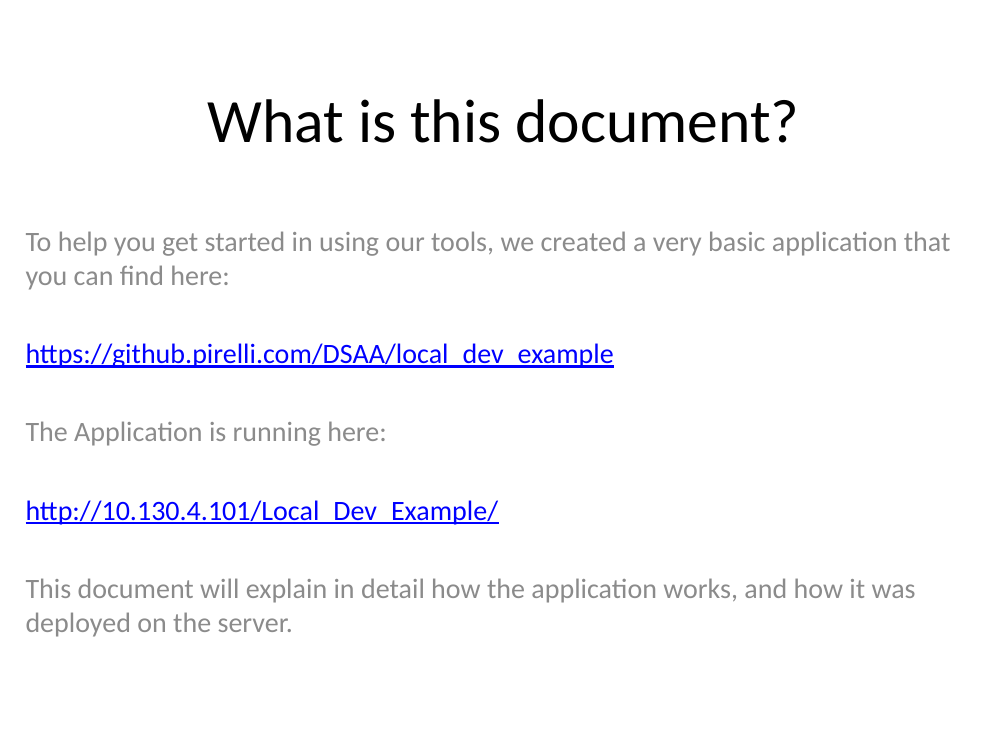
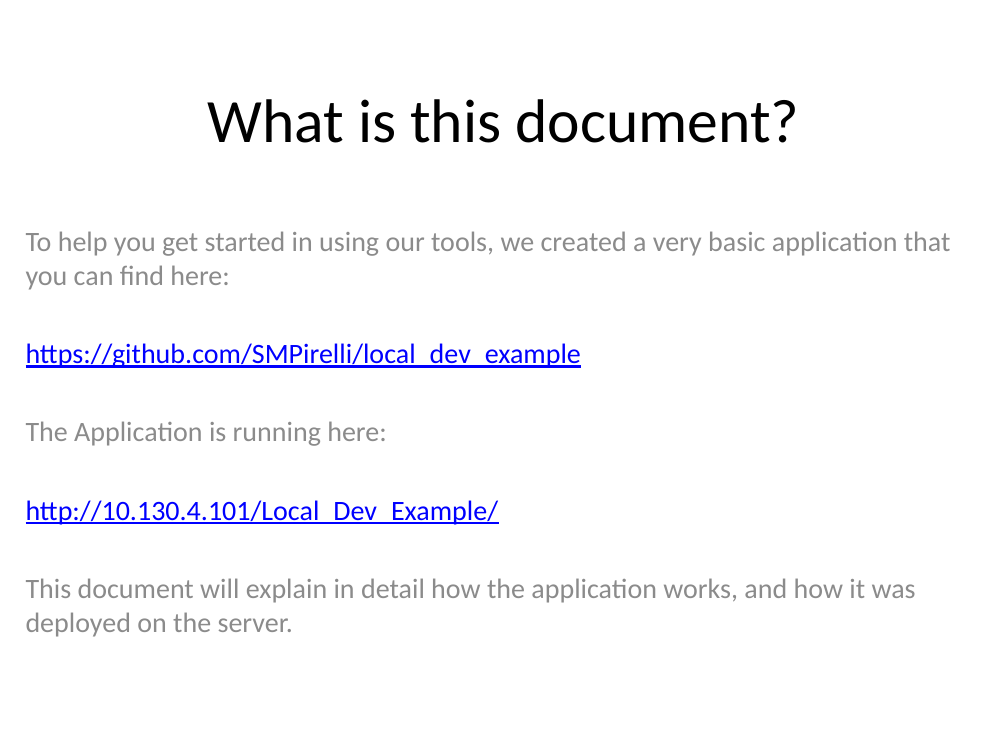
Before and after one commit to SMPirelli/local_dev_example, a slide deck: slide 2 of GuideBook.pptx. Drawn at 1008x756 pixels with LibreOffice and Linux fonts; fonts in the diff are those of the drawing. Boxes give left, top, right and bottom in pixels: in the first picture for what was removed or moved away, otherwise in the second. Text is boxed around its words. In the diff, an @@ line names an element or a change of style, - is before the commit and + after.

```diff
--- a/GuideBook.pptx
+++ b/GuideBook.pptx
@@ subtitle at box(26, 343, 581, 368): text changed @@
-https://github.pirelli.com/DSAA/local_dev_example
+https://github.com/SMPirelli/local_dev_example
```
Also in this commit, not shown: 4 other slides changed, 14 slides added, 1 other file.
